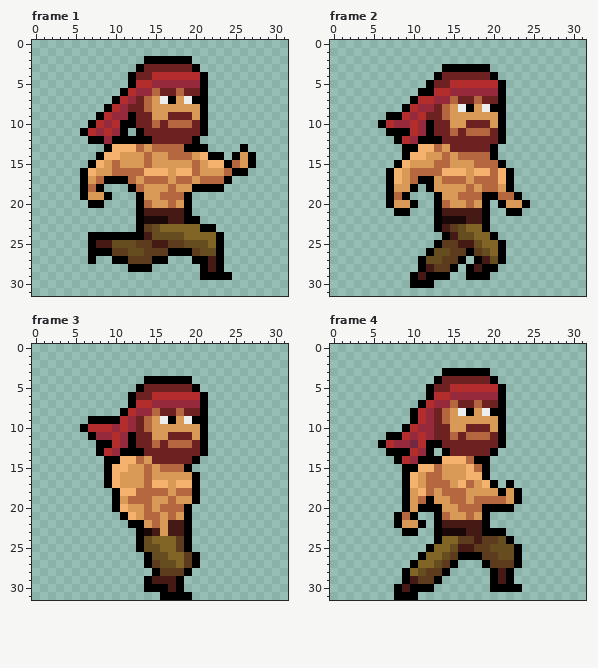
Pixel-art file -- TrappedInside/Drawings/mike-running-1.aseprite. The picture above was drawn from the file before the commit.
32x32 pixels, 8 frames. Shown: frame 1, frame 2, frame 3, frame 4. The commit also changed other frames, which this record leaves out.
After:
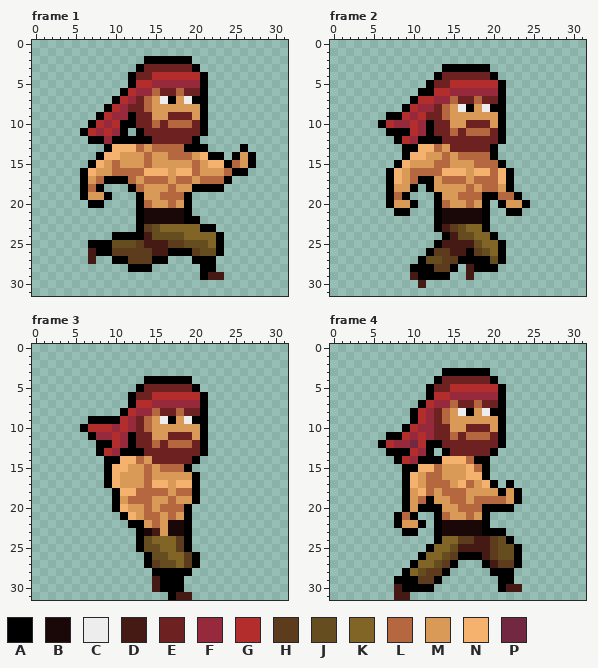
Palette (. is transparent): A #000000  B #1a0809  C #ededed  D #451a15  E #6e2121  F #962a3c  G #b32d2d  H #5c3c1c  J #664d1f  K #806526  L #b5673f  M #d99a57  N #f5b16e  P #732842
The edit:
Frame 1:
Colour D gives way to colour A in row 25 at x 8 to 9; in rows 27 to 28 at x 22.
Colour D gives way to colour B in row 21 at x 14 to 18; in row 22 at x 17 to 18.
Colour A gives way to colour D in rows 26 to 27 at x 7; in row 29 at x 22 to 23.
Colour H gives way to colour D in row 25 at x 14; in row 26 at x 15 to 16.
Colour J gives way to colour H in row 26 at x 12 to 13.
The edit erases colour A in row 24 at x 7 to 9; in rows 27 to 28 at x 23; in row 29 at x 24.
Frame 2:
The edit adds colour A in row 27 at x 17; in row 28 at x 10.
Colour D gives way to colour A in row 27 at x 19; in row 28 at x 12 and 18; in row 29 at x 11.
Colour D gives way to colour B in row 21 at x 14 to 18; in row 22 at x 17 to 18.
Colour A gives way to colour D in row 28 at x 17; in row 29 at x 10 and 17; in row 30 at x 11.
Colour H gives way to colour D in row 25 at x 14 to 15; in row 26 at x 15 to 16.
Colour J gives way to colour H in row 26 at x 13 to 14.
The edit erases colour A in row 29 at x 18 to 19; in row 30 at x 10 and 12.
Frame 3:
Colour D gives way to colour A in row 29 at x 16 to 17; in row 30 at x 17.
Colour H gives way to colour A in row 28 at x 16 to 18.
Colour D gives way to colour B in rows 22 to 23 at x 17 to 18.
Colour A gives way to colour D in row 30 at x 15; in row 31 at x 18 to 19.
The edit erases colour A in rows 29 to 30 at x 14; in row 31 at x 16.
Frame 4:
The edit adds colour A in row 29 at x 8.
Colour D gives way to colour A in row 28 at x 21; in row 29 at x 10 and 21; in row 30 at x 9.
Colour D gives way to colour B in row 22 at x 14 to 18; in row 23 at x 17 to 18.
Colour A gives way to colour D in row 30 at x 8 and 22 to 23; in row 31 at x 8 to 9.
Colour H gives way to colour D in row 24 at x 19; in row 25 at x 18 to 19; in row 26 at x 19; in row 27 at x 20.
Colour J gives way to colour H in row 25 at x 20.
The edit erases colour A in rows 29 to 30 at x 20; in row 31 at x 10.
Where, in picture pixels (left, top, right, bottom), the same in both pictures:
changed: (88, 208, 184, 264)
changed: (208, 256, 232, 280)
changed: (410, 208, 490, 288)
changed: (168, 520, 184, 536)
changed: (144, 568, 192, 600)
changed: (442, 520, 522, 592)
changed: (394, 576, 418, 600)
